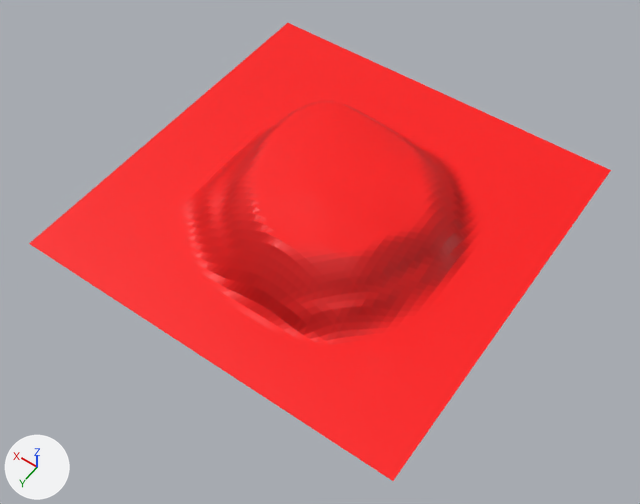
What one commit did to the Blender file src/assets/models/island/island.blend.
Camera for both pictures: a 50 mm camera at (-79.4, 115.3, 161.0) aimed at (-5.3, 11.4, -2.2). The axes (+X, +Y, +Z) are drawn at lower left. The lights are the same throughout. The picture after the commit comes second.
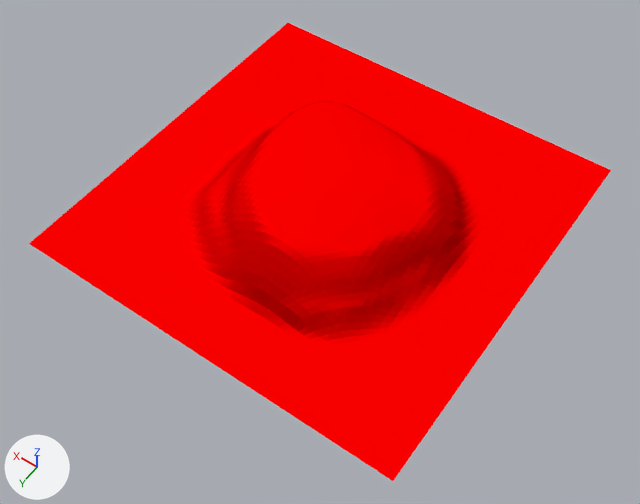
Where the change shows, as pixel boxes (x1, y1, x2, y2) in the pictures (640 x 504 px):
'Plane', recoloured (darker)
    both: (29, 23, 611, 481)

Diff of the bpy script that builds the scene:
```diff
--- a/src/assets/models/island/island.blend.py
+++ b/src/assets/models/island/island.blend.py
@@ mat_mat_slope @@
+mat_mat_slope = bpy.data.materials.new('mat_slope')
+# nodes: BsdfDiffuse, CombineColor, NewGeometry, OutputMaterial, SeparateXYZ
@@ me_plane_002 @@
 me_plane_002.from_pydata(...)  # 4489 vertices, 4356 faces; spans x -50.0..50.0, y -50.0..50.0, z 0.0..14.8
-me_plane_002.materials.append(mat_material)  # picture img_normal_map
+me_plane_002.materials.append(mat_mat_slope)
```
